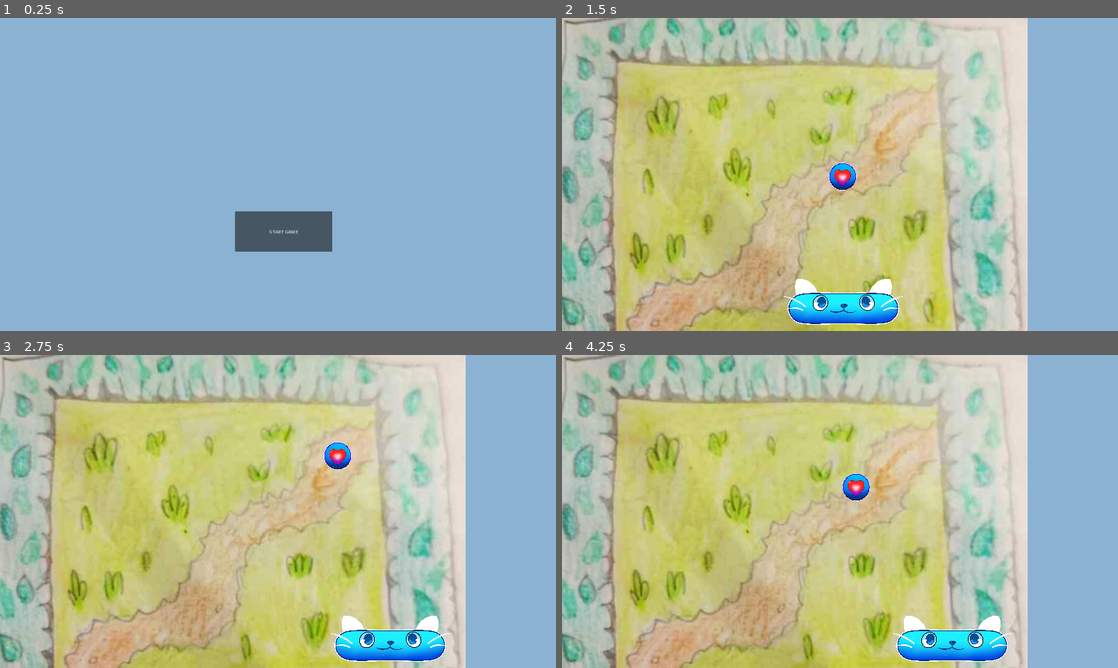
Above: before the commit, frames 1-4 (two rows, left to right).
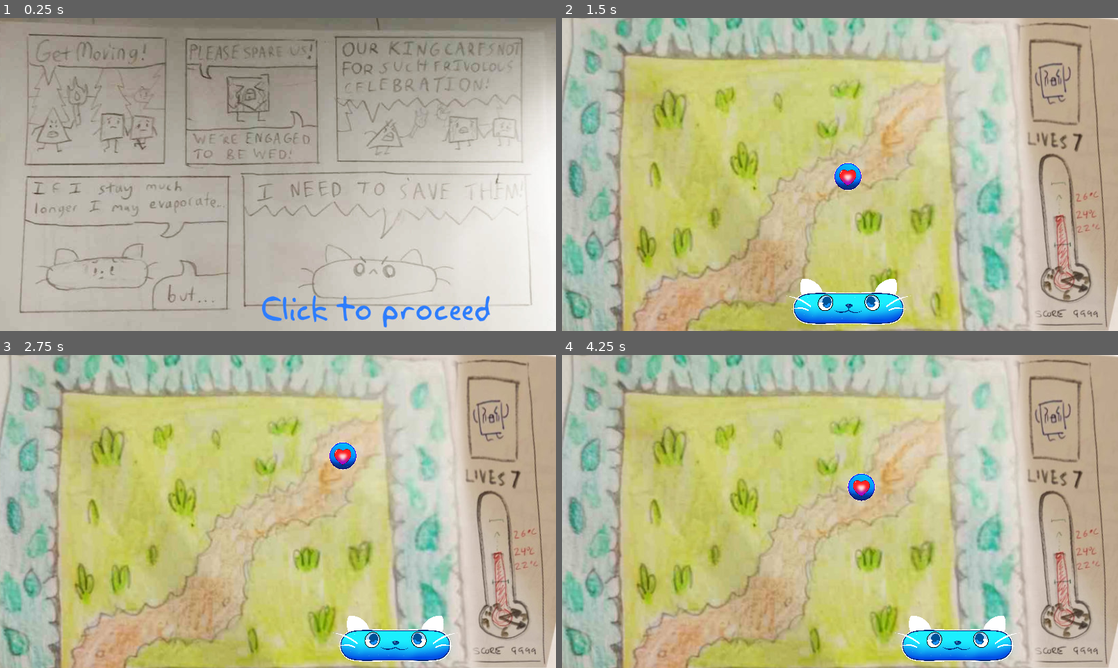
Above: after the commit, the same moments.

Repository: ColtonPhillips/uvicgamejam-24
Game: Godot game, scene res://Scenes/start_game.tscn
Same seed, same stepped clock (60 frames per second), same inputs: the game is played once before the commit and once after it.
Inputs (mouse positions are in pixels of both pictures, inside the frame that each line leads up to):
- Up to frame 1 (0.25 s): no input
- Up to frame 2 (1.5 s): click (840, 171) at 0.52 s; click "START GAME" at 1.25 s
- Up to frame 3 (2.75 s): tap Enter at 2 s; hold D (right) from 2.03 s (still down)
- Up to frame 4 (4.25 s): release D (right) at 2.78 s; hold A (left) 2.78-3.53 s; hold D (right) from 3.53 s (still down)

The runs differ from the first frame. In frame 1, 100% of the frame differs, in the area x 0-100%, y 0-100%; in frame 2, 47%; in frame 3, 46%; in frame 4, 46%.

Commit message:
temp art required.

Diff:
--- a/game/Scenes/main.tscn
+++ b/game/Scenes/main.tscn
@@ -1,7 +1,7 @@
 [gd_scene load_steps=5 format=3 uid="uid://cegxvl7t72hal"]
 
-[ext_resource type="Texture2D" uid="uid://c35kf4q0smxai" path="res://Assets/BGArt.png" id="1_1ka64"]
 [ext_resource type="PackedScene" uid="uid://cmwnuhkpe57qf" path="res://Scenes/paddle.tscn" id="1_gjttg"]
+[ext_resource type="Texture2D" uid="uid://dmifc5reou1ti" path="res://Assets/BGArt.jpg" id="1_ij1ux"]
 [ext_resource type="PackedScene" uid="uid://kfy3ukhqt013" path="res://Scenes/ball.tscn" id="2_p8dgk"]
 [ext_resource type="PackedScene" uid="uid://7ubiruk0qfs3" path="res://Scenes/wall.tscn" id="3_02ui3"]
 
@@ -10,26 +10,26 @@
 [node name="Camera2D" type="Camera2D" parent="."]
 
 [node name="BG" type="Sprite2D" parent="."]
-position = Vector2(-185, 9.99997)
+position = Vector2(-15.9999, -12)
 scale = Vector2(2.33941, 2.30769)
-texture = ExtResource("1_1ka64")
+texture = ExtResource("1_ij1ux")
 
 [node name="Walls" type="Node" parent="."]
 
 [node name="UpperWall" parent="Walls" instance=ExtResource("3_02ui3")]
-position = Vector2(-33, -407)
+position = Vector2(-15.0001, -407)
 
 [node name="LeftWall" parent="Walls" instance=ExtResource("3_02ui3")]
-position = Vector2(-806, 80)
+position = Vector2(-788, 80)
 rotation = 1.5708
 
 [node name="RightWall" parent="Walls" instance=ExtResource("3_02ui3")]
-position = Vector2(397, 185)
+position = Vector2(415, 185)
 rotation = 1.5708
 
 [node name="Paddle" parent="." node_paths=PackedStringArray("camera") instance=ExtResource("1_gjttg")]
-position = Vector2(11, 462)
+position = Vector2(29, 462)
 camera = NodePath("../Camera2D")
 
 [node name="Ball" parent="." instance=ExtResource("2_p8dgk")]
-position = Vector2(9, 7)
+position = Vector2(27, 7)
--- a/game/Scenes/start_game.tscn
+++ b/game/Scenes/start_game.tscn
@@ -1,15 +1,36 @@
-[gd_scene load_steps=2 format=3 uid="uid://cirbyi3pmn0kj"]
+[gd_scene load_steps=4 format=3 uid="uid://cirbyi3pmn0kj"]
 
 [ext_resource type="Script" path="res://Scripts/start_game.gd" id="1_r0l32"]
+[ext_resource type="Texture2D" uid="uid://c34ynbm7f1x7e" path="res://Assets/Logo.jpg" id="2_vgkkp"]
+[ext_resource type="Texture2D" uid="uid://e58uswisb3aj" path="res://Assets/Comic.jpg" id="3_kvfso"]
 
 [node name="StartGame" type="Node"]
 script = ExtResource("1_r0l32")
 
+[node name="Logo" type="Sprite2D" parent="."]
+position = Vector2(927, 521)
+texture = ExtResource("2_vgkkp")
+
 [node name="StartButton" type="Button" parent="."]
-offset_left = 812.0
-offset_top = 667.0
-offset_right = 1147.0
-offset_bottom = 807.0
+offset_left = 959.0
+offset_top = 733.0
+offset_right = 1294.0
+offset_bottom = 873.0
 text = "START GAME"
 
+[node name="Comic" type="Sprite2D" parent="."]
+visible = false
+position = Vector2(927, 521)
+scale = Vector2(1.73889, 1.77456)
+texture = ExtResource("3_kvfso")
+
+[node name="ComicButton" type="TextureButton" parent="."]
+offset_left = -9.0
+offset_top = -37.0
+offset_right = 1946.0
+offset_bottom = 1087.0
+texture_normal = ExtResource("3_kvfso")
+stretch_mode = 0
+
 [connection signal="pressed" from="StartButton" to="." method="_on_start_button_pressed"]
+[connection signal="pressed" from="ComicButton" to="." method="_on_texture_button_pressed"]
--- a/game/Scripts/start_game.gd
+++ b/game/Scripts/start_game.gd
@@ -1,5 +1,6 @@
 extends Node
 
+@onready var comic_button: TextureButton = $ComicButton
 
 # Called when the node enters the scene tree for the first time.
 func _ready() -> void:
@@ -13,3 +14,7 @@
 
 func _on_start_button_pressed() -> void:
 	get_tree().change_scene_to_file("res://Scenes/main.tscn")
+
+
+func _on_texture_button_pressed() -> void:
+	comic_button.visible = false
Binary file added: game/Assets/BGArt.jpg
Not shown, changed: game/Assets/BGArt.jpg.import
Binary file removed: game/Assets/BGArt.png
Binary file added: game/Assets/Comic.jpg
Not shown, added: game/Assets/Comic.jpg.import
Binary file added: game/Assets/Logo.jpg
Not shown, added: game/Assets/Logo.jpg.import
